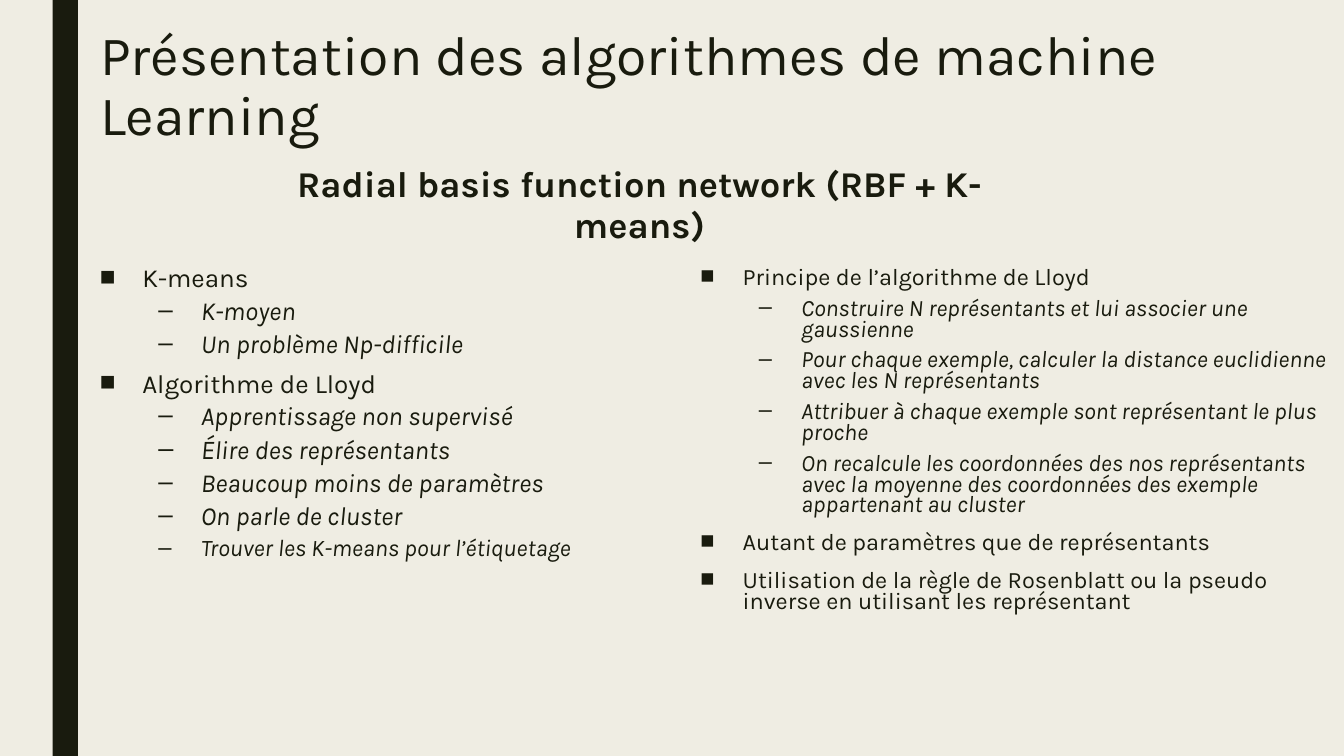
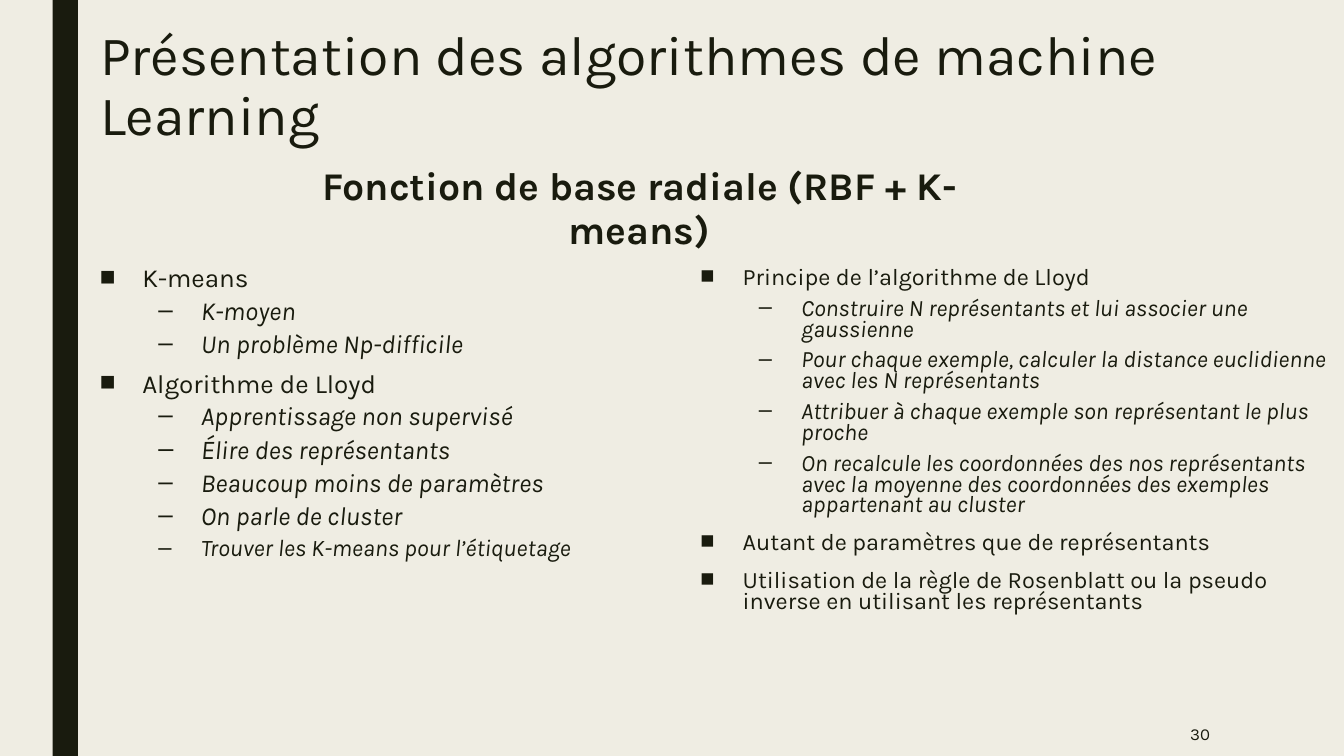
Before and after one commit to natane07/PA-MachineLearning-3ESGI, a slide deck: slide 30 of Project/Docs/Slides/PPT_PA.pptx. Drawn at 1344x756 pixels with LibreOffice and Linux fonts; fonts in the diff are those of the drawing. Boxes give left, top, right and bottom in pixels: in the first picture for what was removed or moved away, otherwise in the second. Text is boxed around its words. In the diff, an @@ line names an element or a change of style, - is before the commit and + after.

```diff
--- a/Project/Docs/Slides/PPT_PA.pptx
+++ b/Project/Docs/Slides/PPT_PA.pptx
@@ text at <box>322,170,956,249</box>: text changed; size 25.9 to 28 pt @@
-Radial basis function network (RBF + K-means)
+Fonction de base radiale (RBF + K-means)
@@ text at <box>801,402,1308,518</box>: text changed @@
-  – Attribuer à chaque exemple sont représentant le plus proche
-  – On recalcule les coordonnées des nos représentants avec la moyenne des coordonnées des exemple appartenant au cluster
+  – Attribuer à chaque exemple son représentant le plus proche
+  – On recalcule les coordonnées des nos représentants avec la moyenne des coordonnées des exemples appartenant au cluster
@@ text at <box>743,570,1267,615</box>: text changed @@
-■ Utilisation de la règle de Rosenblatt ou la pseudo inverse en utilisant les représentant
+■ Utilisation de la règle de Rosenblatt ou la pseudo inverse en utilisant les représentants
@@ page number added at <box>1190,729,1210,740</box>, 12 pt, text #191B0E @@
+30
```
Also in this commit, not shown: 41 other slides changed, 1 other file.
